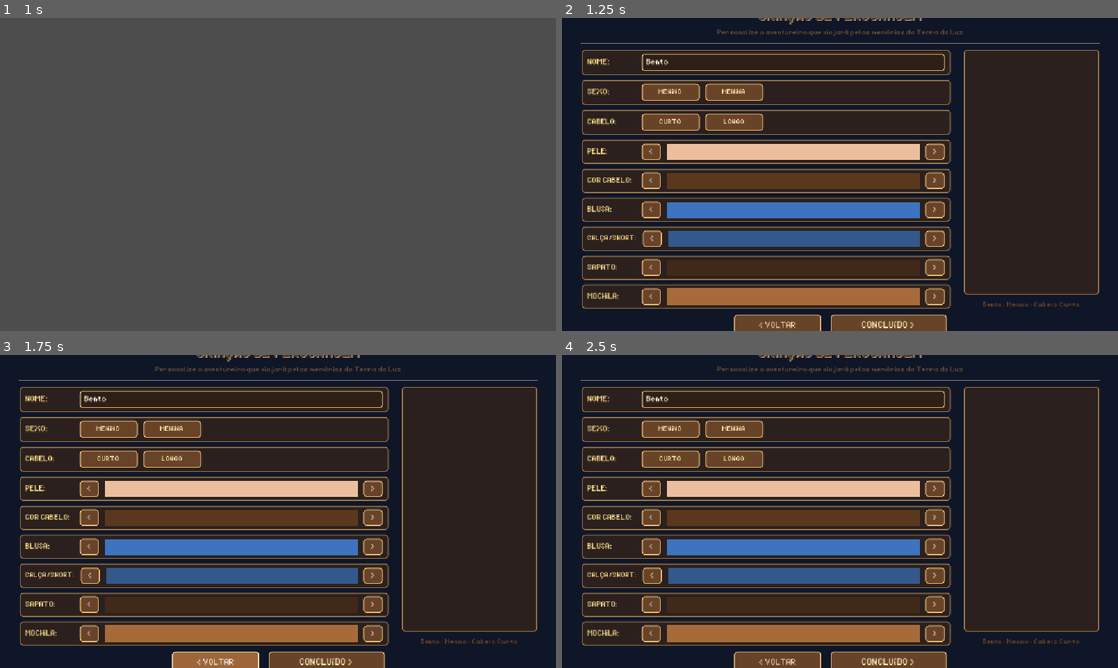
Above: before the commit, frames 1-4 (two rows, left to right).
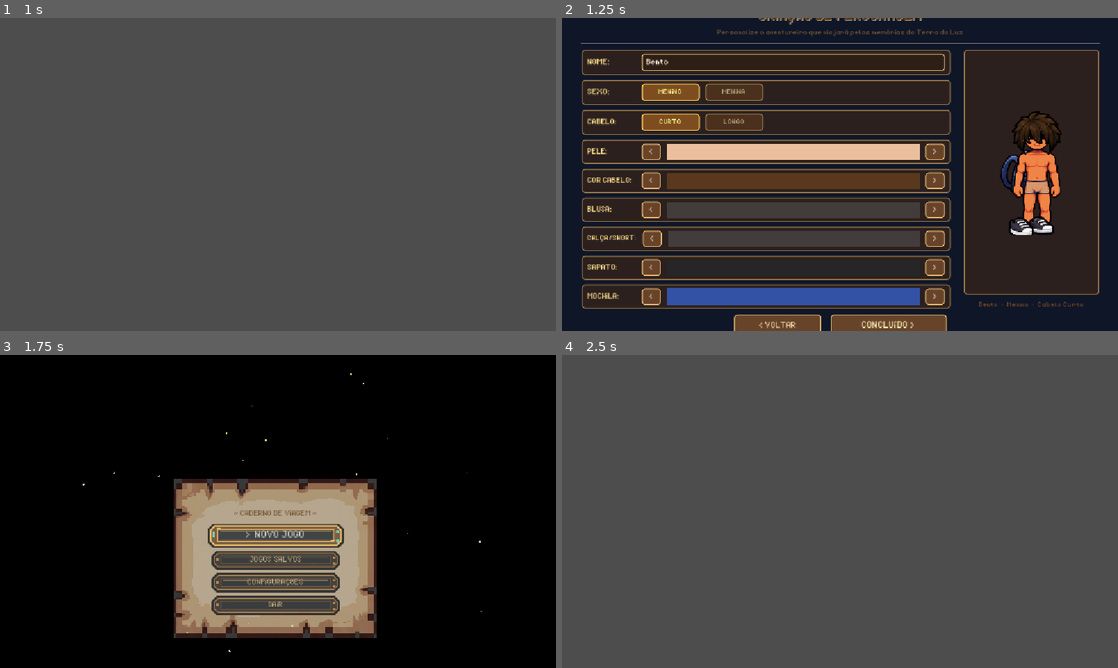
Above: after the commit, the same moments.

Repository: LaraSLGomes/viagemATerraDaLuz-Game
Game: Godot game, scene res://title_screen.tscn
Same seed, same stepped clock (60 frames per second), same inputs: the game is played once before the commit and once after it. Video files are missing from this copy of the repository; at most half a second of black plays in their place.
Inputs (mouse positions are in pixels of both pictures, inside the frame that each line leads up to):
- Up to frame 1 (1 s): click "> NOVO JOGO" at 0.5 s
- Up to frame 2 (1.25 s): no input
- Up to frame 3 (1.75 s): click "< VOLTAR" at 1.25 s
- Up to frame 4 (2.5 s): click (840, 533) at 2 s, where only the run after the commit has a clickable "> NOVO JOGO"

Frame 1 is identical in both runs. In frame 2, 13% of the frame differs, in the area x 14-94%, y 21-93%; in frame 3, 99%; in frame 4, 100%, in the area x 0-100%, y 0-100%.
Error before the commit: Parse Error: Too few arguments for "tween_property()" call. Expected at least 4 but received 3. (res://scripts/personagens.gd:395)

Commit message:
fix: adiciona argumento que faltava em tween_property no botao voltar

Diff:
--- a/personagens.gd
+++ b/personagens.gd
@@ -392,7 +392,7 @@
 func _on_voltar_pressed() -> void:
 	_tocar_sfx(SOM_VOLTAR)
 	var tween: Tween = create_tween().set_parallel(true)
-	tween.tween_property(self, "modulate:a", 0.25)
+	tween.tween_property(self, "modulate:a", 0.0, 0.25)
 	tween.chain().tween_callback(func() -> void:
 		get_tree().change_scene_to_file(CENA_TITLE_SCREEN)
 	)
--- a/scripts/personagens.gd
+++ b/scripts/personagens.gd
@@ -392,7 +392,7 @@
 func _on_voltar_pressed() -> void:
 	_tocar_sfx(SOM_VOLTAR)
 	var tween: Tween = create_tween().set_parallel(true)
-	tween.tween_property(self, "modulate:a", 0.25)
+	tween.tween_property(self, "modulate:a", 0.0, 0.25)
 	tween.chain().tween_callback(func() -> void:
 		get_tree().change_scene_to_file(CENA_TITLE_SCREEN)
 	)
